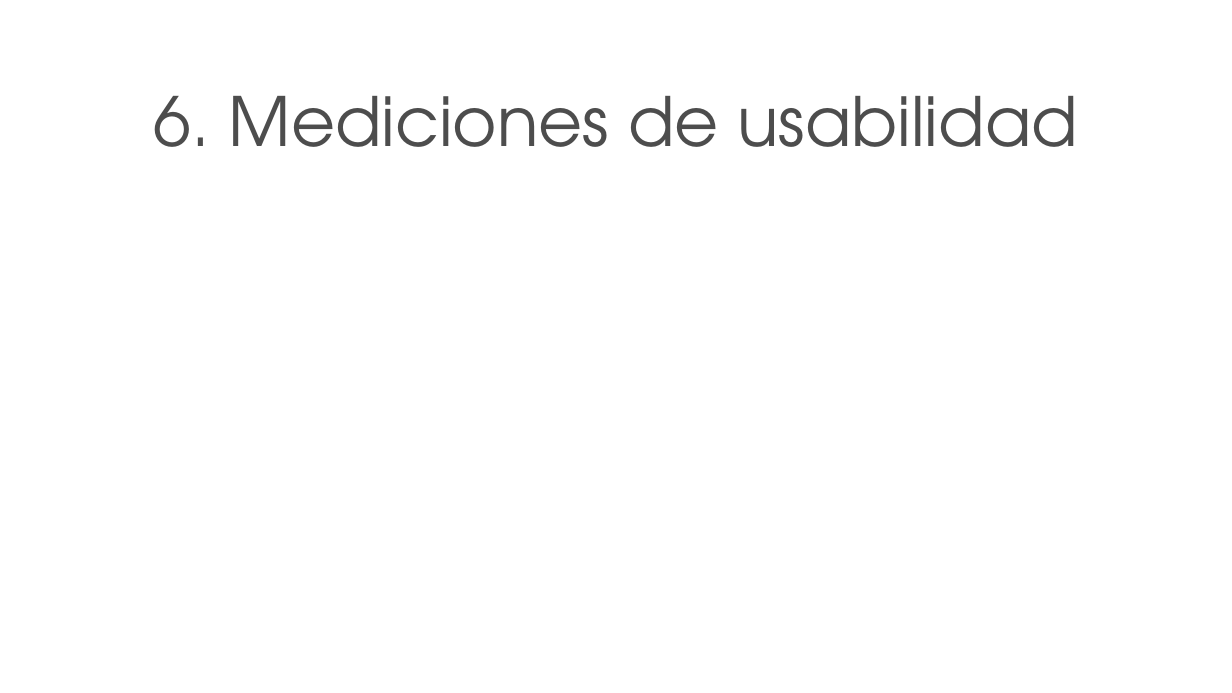
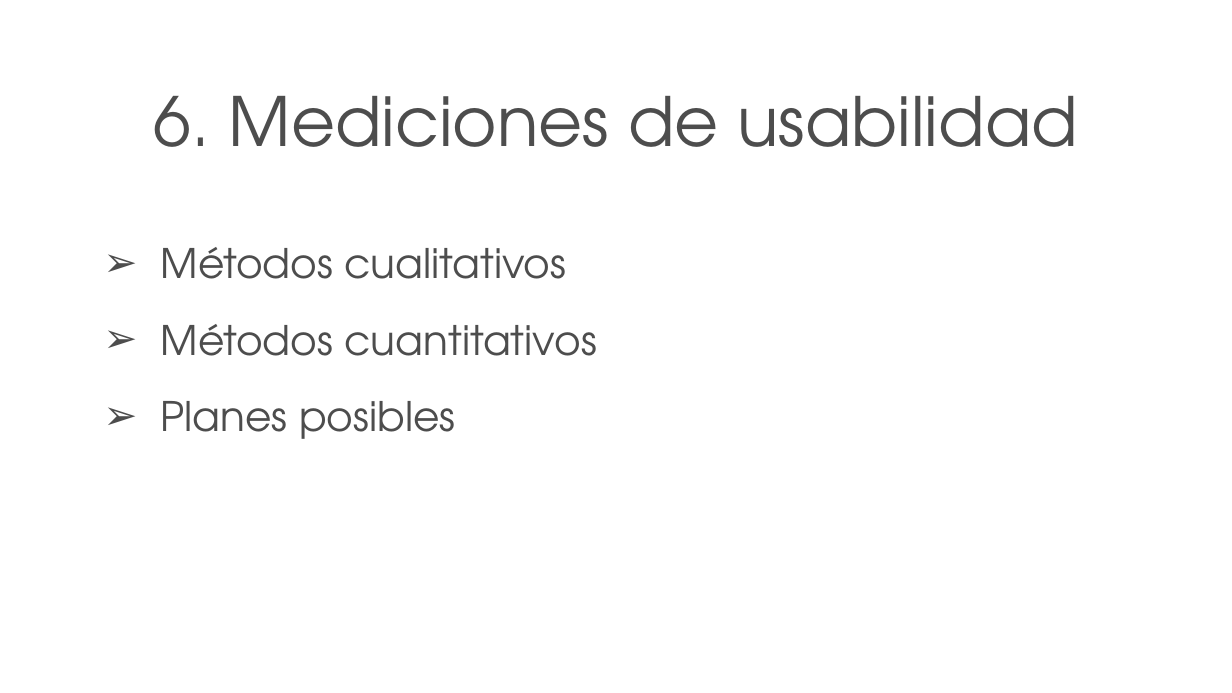
Before and after one commit to Dmon4516/IPC-Practices, a slide deck: slide 16 of Practica8/presentacion/Proyecto Práctica 8.ppt (slide 18 before the commit). Drawn at 1232x693 pixels with LibreOffice and Linux fonts; fonts in the diff are those of the drawing; background and template pictures are left out. Boxes give left, top, right and bottom in pixels: in the first picture for what was removed or moved away, otherwise in the second. Text is boxed around its words. In the diff, an @@ line names an element or a change of style, - is before the commit and + after.

```diff
--- a/Practica8/presentacion/Proyecto Práctica 8.ppt
+++ b/Practica8/presentacion/Proyecto Práctica 8.ppt
@@ text added at (161, 247, 597, 439), 30 pt, text #4D4D4D @@
+➢ Métodos cualitativos
+➢ Métodos cuantitativos
+➢ Planes posibles
```
Also in this commit, not shown: 5 other slides changed, 2 slides removed, 3 other files.
